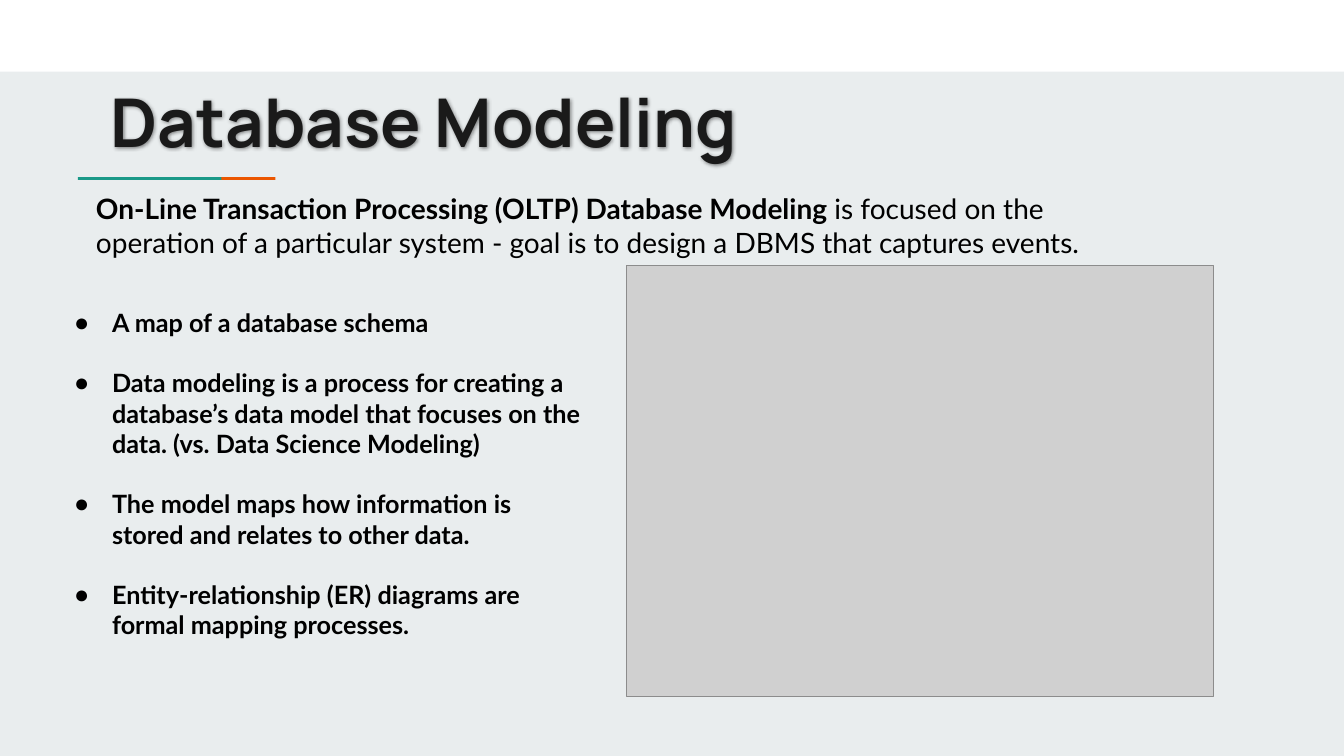
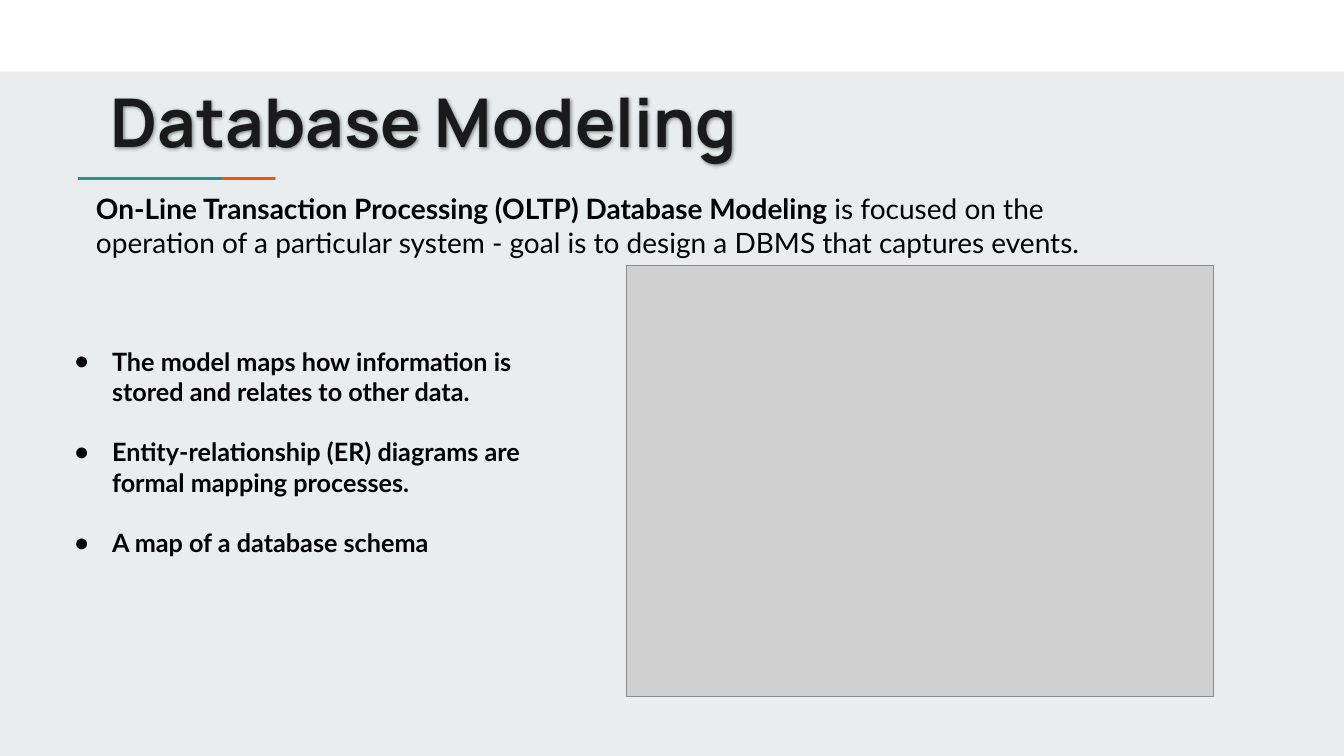
Before and after one commit to jbergmann56/OSDA-DataManipulationAndManagement, a slide deck: slide 4 of Lectures/(6) Database Design - Structuring & Modeling Data.pptx. Drawn at 1344x756 pixels with LibreOffice and Linux fonts; fonts in the diff are those of the drawing; grey boxes stand for pictures. Boxes give left, top, right and bottom in pixels: in the first picture for what was removed or moved away, otherwise in the second. Text is boxed around its words. In the diff, an @@ line names an element or a change of style, - is before the commit and + after.

```diff
--- a/Lectures/(6) Database Design - Structuring & Modeling Data.pptx
+++ b/Lectures/(6) Database Design - Structuring & Modeling Data.pptx
@@ text "The model maps how information ...": place and size @@
-text "The model maps how information ..." at box(112, 313, 580, 639)
+text "The model maps how information ..." at box(112, 352, 520, 557)
@@ text at box(112, 313, 580, 457): paragraphs removed @@
-● A map of a database schema
-● Data modeling is a process for creating a database’s data model that focuses on the data. (vs. Data Science Modeling)
@@ text at box(112, 533, 429, 557): paragraph added @@
+● A map of a database schema
```
Also in this commit, not shown: 4 other slides changed, 1 slide removed, 4 other files.
